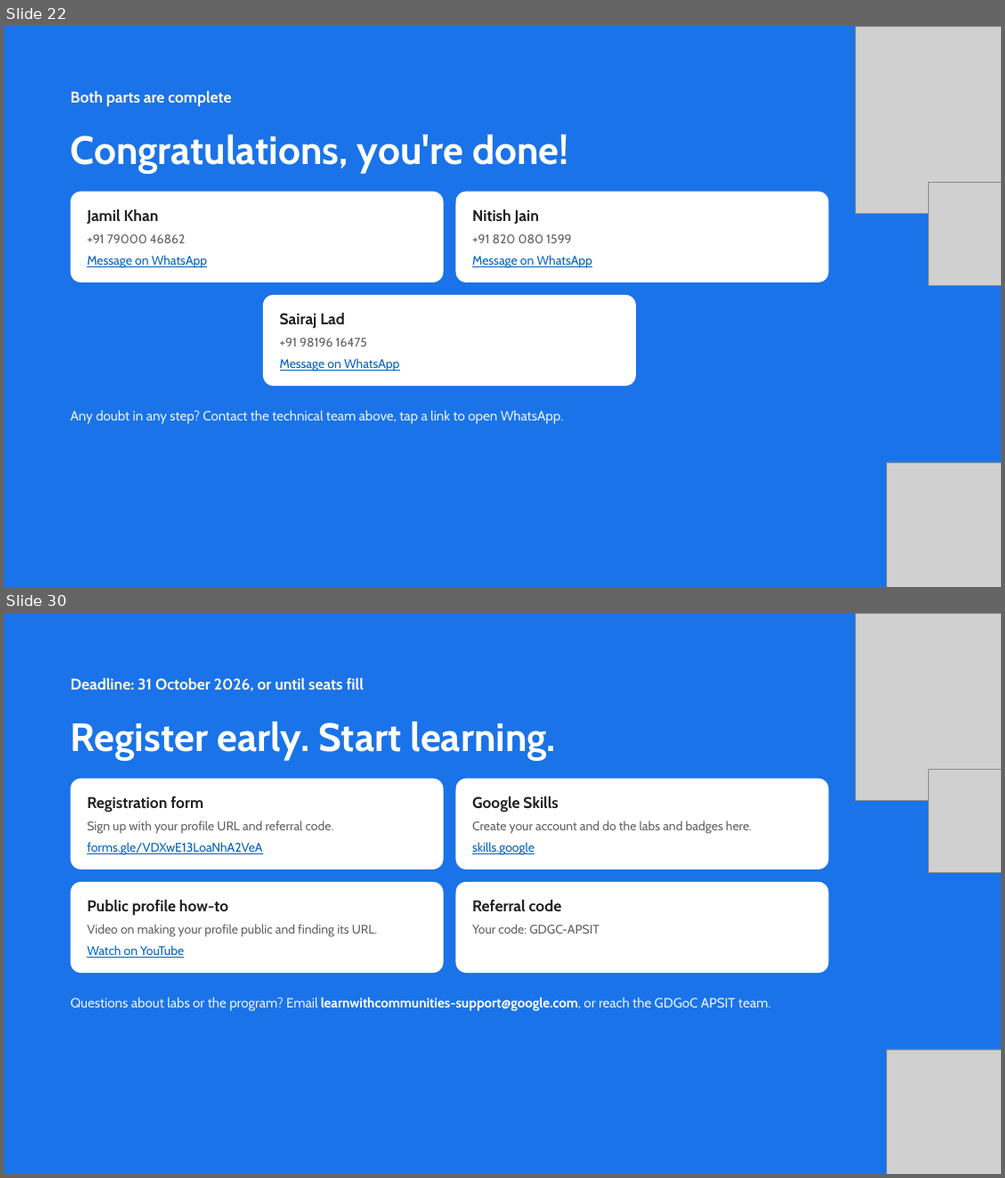
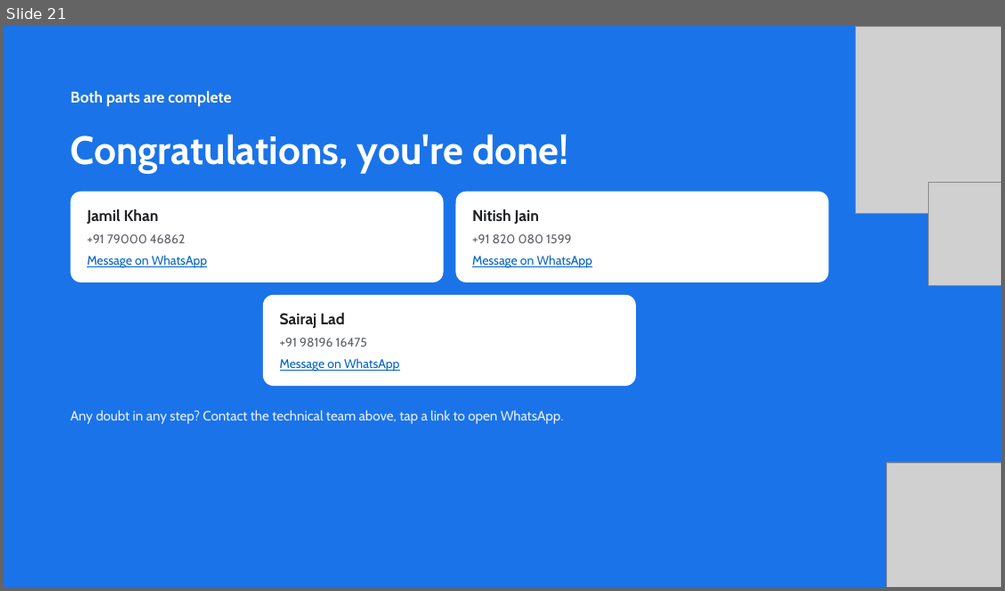
Before and after one commit to Viverun/Realism_Grade, a slide deck: Skill_Boost_Registration_Guide.pptx. Shown one above the other, each under a label of ours: slides 22 and 30 before the commit, slide 21 after it; the slides between them are not shown. The pictures are 1005x1178 and 1005x591 pixels, drawn with LibreOffice and Linux fonts; fonts in the diff are those of the drawing; grey boxes stand for pictures. Boxes give left, top, right and bottom in pixels: in the first picture for what was removed or moved away, otherwise in the second. Text is boxed around its words. In the diff, an @@ line names an element or a change of style, - is before the commit and + after.

```diff
--- a/Skill_Boost_Registration_Guide.pptx
+++ b/Skill_Boost_Registration_Guide.pptx
@@ slide 30 removed at [4,613,1001,1174], background #1A73E8 @@
@@ picture removed at [856,613,1001,800] @@
@@ text removed at [71,678,364,691] @@
-Deadline: 31 October 2026, or until seats fill
@@ title removed at [71,721,557,761] @@
-Register early. Start learning.
@@ picture removed at [928,769,1001,873] @@
@@ rounded rectangle removed at [71,779,444,869] @@
@@ text removed at [87,796,203,812] @@
-Registration form
@@ rounded rectangle removed at [455,779,829,869] @@
@@ text removed at [472,796,558,812] @@
-Google Skills
@@ text removed at [87,820,334,834] @@
-Sign up with your profile URL and referral code.
@@ text removed at [472,820,752,834] @@
-Create your account and do the labs and badges here.
@@ text removed at [87,842,262,855] @@
-forms.gle/VDXwE13LoaNhA2VeA
@@ text removed at [472,842,534,855] @@
-skills.google
@@ rounded rectangle removed at [71,882,444,973] @@
@@ text removed at [87,900,228,916] @@
-Public profile how-to
@@ rounded rectangle removed at [455,882,829,973] @@
@@ text removed at [472,900,562,911] @@
-Referral code
@@ text removed at [87,924,377,937] @@
-Video on making your profile public and finding its URL.
@@ text removed at [472,924,599,933] @@
-Your code: GDGC-APSIT
@@ text removed at [87,945,184,957] @@
-Watch on YouTube
@@ text removed at [71,997,770,1011] @@
-Questions about labs or the program? Email learnwithcommunities-support@google.com, or reach the GDGoC APSIT team.
@@ picture removed at [887,1049,1001,1174] @@
@@ what was slide 22 is now slide 21 @@
```
Also in this commit, not shown: 1 slide changed, 8 other slides removed.
